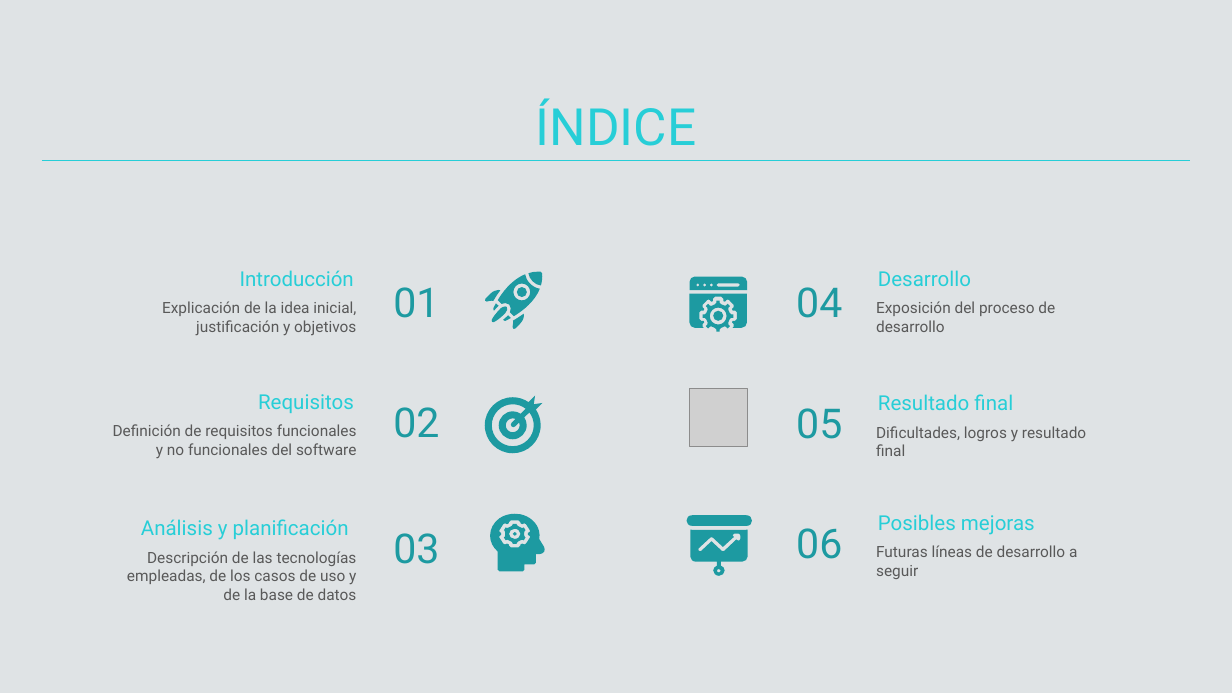
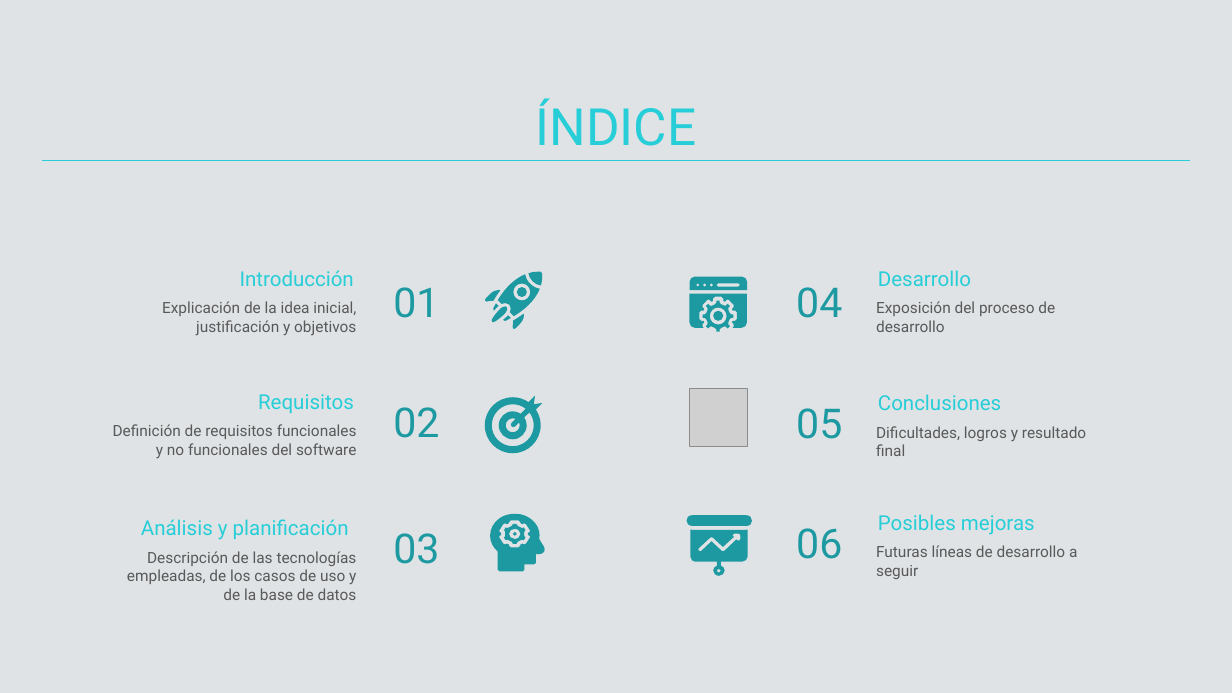
Before and after one commit to Beacouchoud/ProyectoRestaurante, a slide deck: slide 2 of IES Abastos. 2019-20. Presentacion Proyecto DAW. 7X. Bea Couchoud Ruiz.pptx. Drawn at 1232x693 pixels with LibreOffice and Linux fonts; fonts in the diff are those of the drawing; grey boxes stand for pictures. Boxes give left, top, right and bottom in pixels: in the first picture for what was removed or moved away, otherwise in the second. Text is boxed around its words. In the diff, an @@ line names an element or a change of style, - is before the commit and + after.

```diff
--- a/IES Abastos. 2019-20. Presentacion Proyecto DAW. 7X. Bea Couchoud Ruiz.pptx
+++ b/IES Abastos. 2019-20. Presentacion Proyecto DAW. 7X. Bea Couchoud Ruiz.pptx
@@ title at box(878, 394, 1001, 410): text changed @@
-Resultado final
+Conclusiones
```
Also in this commit, not shown: 1 other slide changed, 1 slide added, 1 slide removed, 1 other file.
